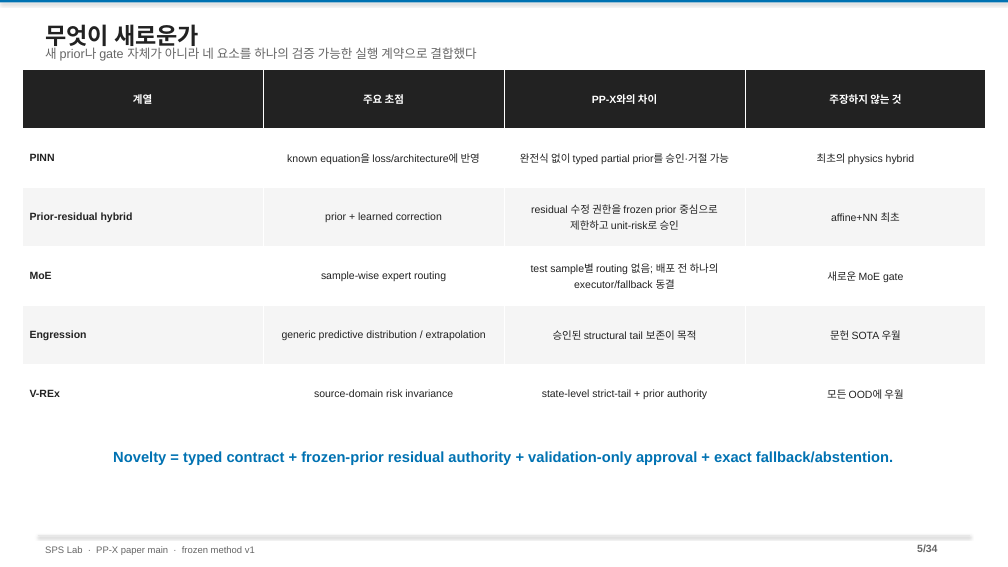
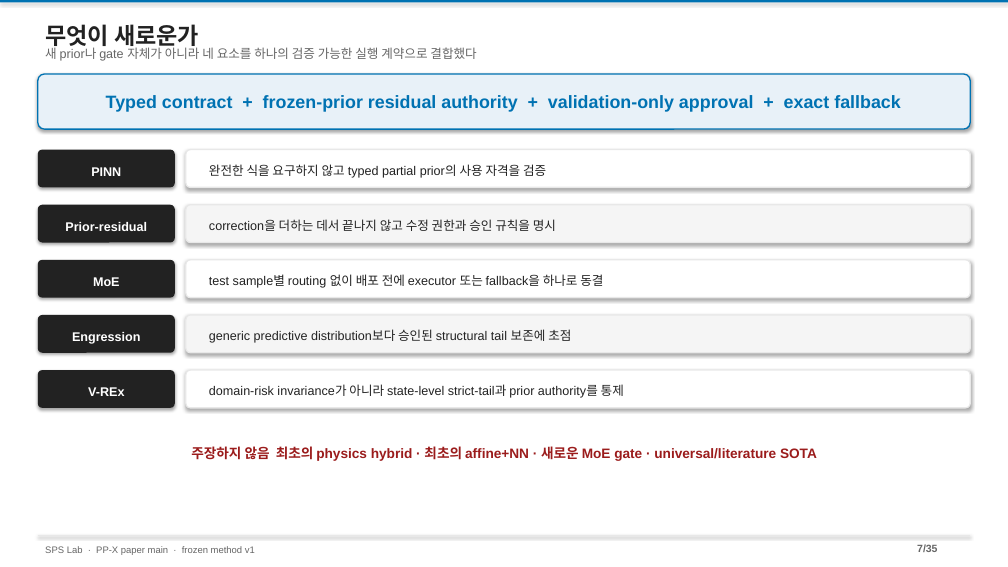
Before and after one commit to amumujs-create/pp_pae_total, a slide deck: slide 7 of output/PP_Research_Detailed_v2.pptx (slide 5 before the commit). Drawn at 1008x567 pixels with LibreOffice and Linux fonts; fonts in the diff are those of the drawing. Boxes give left, top, right and bottom in pixels: in the first picture for what was removed or moved away, otherwise in the second. Text is boxed around its words. In the diff, an @@ line names an element or a change of style, - is before the commit and + after.

```diff
--- a/output/PP_Research_Detailed_v2.pptx
+++ b/output/PP_Research_Detailed_v2.pptx
@@ table removed at (22, 70, 987, 424), 6 rows, 4 columns @@
-계열 | 주요 초점 | PP-X와의 차이 | 주장하지 않는 것
-PINN | known equation을 loss/architecture에 반영 | 완전식 없이 typed partial prior를 승인·거절 가능 | 최초의 physics hybrid
-Prior-residual hybrid | prior + learned correction | residual 수정 권한을 frozen prior 중심으로 제한하고 unit-risk로 승인 | affine+NN 최초
-MoE | sample-wise expert routing | test sample별 routing 없음; 배포 전 하나의 executor/fallback 동결 | 새로운 MoE gate
-Engression | generic predictive distribution / extrapolation | 승인된 structural tail 보존이 목적 | 문헌 SOTA 우월
-V-REx | source-domain risk invariance | state-level strict-tail + prior authority | 모든 OOD에 우월
@@ rounded rectangle added at (38, 74, 970, 129), fill #E8F1F8, outline #0072B2 1.25 pt @@
@@ text at (106, 95, 901, 112): text changed; size 14 to 17 pt @@
-Novelty = typed contract + frozen-prior residual authority + validation-only approval + exact fallback/abstention.
+Typed contract + frozen-prior residual authority + validation-only approval + exact fallback
@@ rounded rectangle added at (38, 150, 175, 188), fill #222222 @@
@@ text added at (91, 167, 121, 176), 12 pt, text #FFFFFF, bold @@
+PINN
@@ rounded rectangle added at (186, 150, 971, 188), fill #FFFFFF, outline #E8E8E8 1.25 pt @@
@@ text added at (209, 164, 546, 178), 12 pt, text #222222 @@
+완전한 식을 요구하지 않고 typed partial prior의 사용 자격을 검증
@@ rounded rectangle added at (38, 205, 175, 243), fill #222222 @@
@@ rounded rectangle added at (186, 205, 971, 243), fill #F5F5F5, outline #E8E8E8 1.25 pt @@
@@ text added at (65, 222, 147, 231), 12 pt, text #FFFFFF, bold @@
+Prior-residual
@@ text added at (209, 219, 556, 231), 12 pt, text #222222 @@
+correction을 더하는 데서 끝나지 않고 수정 권한과 승인 규칙을 명시
@@ rounded rectangle added at (38, 260, 175, 298), fill #222222 @@
@@ rounded rectangle added at (186, 260, 971, 298), fill #FFFFFF, outline #E8E8E8 1.25 pt @@
@@ text added at (93, 277, 120, 286), 12 pt, text #FFFFFF, bold @@
+MoE
@@ text added at (209, 274, 603, 288), 12 pt, text #222222 @@
+test sample별 routing 없이 배포 전에 executor 또는 fallback을 하나로 동결
@@ rounded rectangle added at (38, 315, 175, 353), fill #222222 @@
@@ rounded rectangle added at (186, 315, 971, 353), fill #F5F5F5, outline #E8E8E8 1.25 pt @@
@@ text added at (209, 329, 571, 343), 12 pt, text #222222 @@
+generic predictive distribution보다 승인된 structural tail 보존에 초점
@@ text added at (72, 332, 140, 344), 12 pt, text #FFFFFF, bold @@
+Engression
@@ rounded rectangle added at (38, 371, 175, 408), fill #222222 @@
@@ text added at (88, 387, 124, 396), 12 pt, text #FFFFFF, bold @@
+V-REx
@@ rounded rectangle added at (186, 371, 971, 408), fill #FFFFFF, outline #E8E8E8 1.25 pt @@
@@ text added at (209, 384, 624, 398), 12 pt, text #222222 @@
+domain-risk invariance가 아니라 state-level strict-tail과 prior authority를 통제
@@ text added at (191, 446, 817, 461), 13 pt, text #9B1C1C, bold @@
+주장하지 않음 최초의 physics hybrid · 최초의 affine+NN · 새로운 MoE gate · universal/literature SOTA
@@ text at (917, 544, 937, 552): text changed @@
-5/34
+7/35
```
Also in this commit, not shown: 31 other slides changed, 1 slide added, 5 other files.
